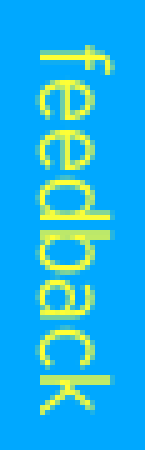
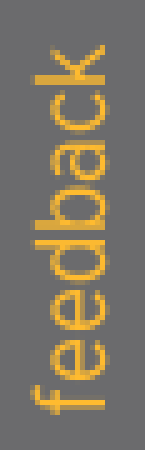
Before/after of a 145×450 layered artwork. What changed in the layer stack:
painted on "feedback" over [30, 40, 115, 420]
painted on "bg" over [0, 0, 145, 450]
